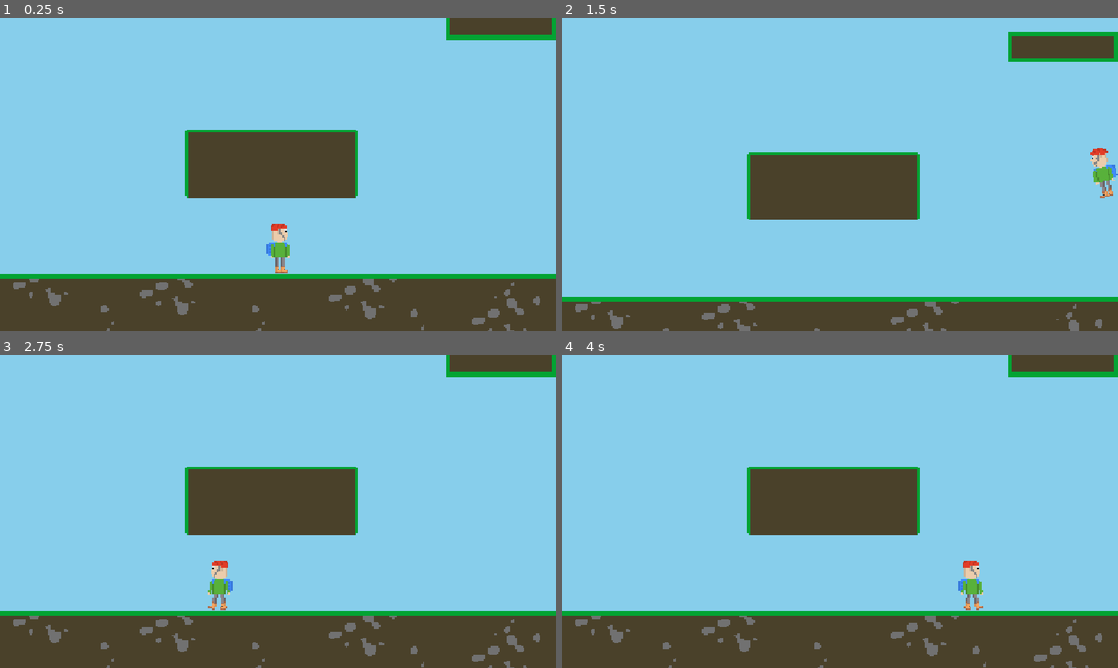
Above: before the commit, frames 1-4 (two rows, left to right).
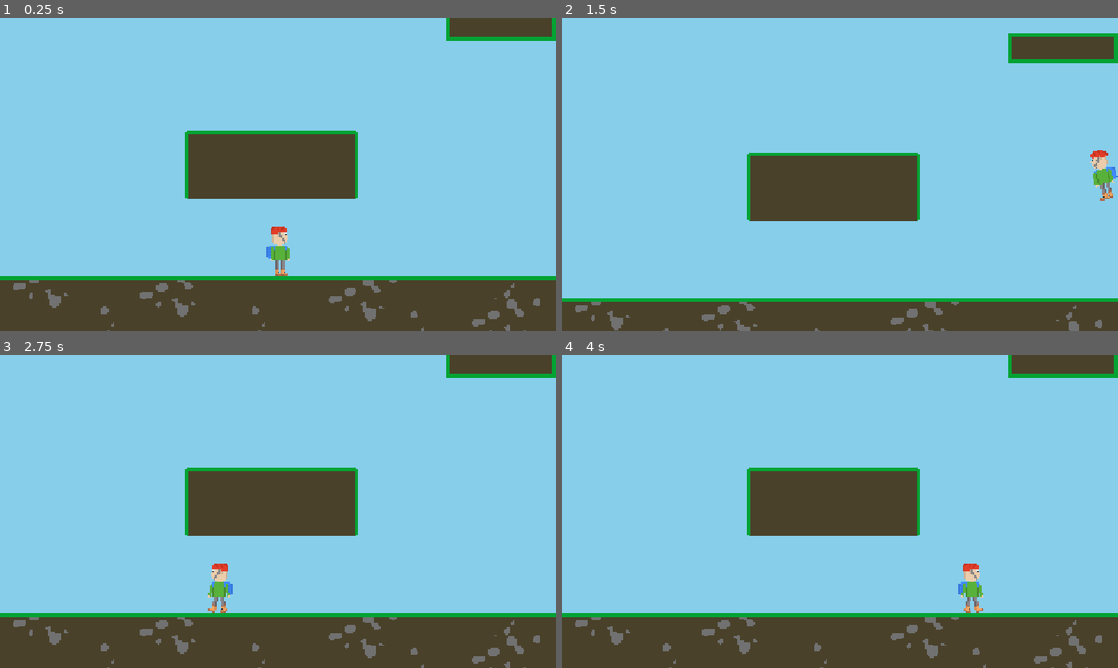
Above: after the commit, the same moments.

Repository: Privatech38/skok-na-triglav
Game: Godot game, scene res://src/map/beggining.tscn
The game is run twice, just before and just after one commit, with the same random seed, the same clock (stepped at 60 frames per second) and the same inputs.
Inputs:
- Up to frame 1 (0.25 s): no input
- Up to frame 2 (1.5 s): tap Enter at 0.5 s; hold Space (jump) 0.53-1.28 s; hold D (move_right) from 0.53 s (still down); tap Space (jump) at 1.35 s
- Up to frame 3 (2.75 s): tap Space (jump) at 1.52, 1.82 s; release D (move_right) at 2.03 s; hold A (move_left) from 2.03 s (still down); hold Space (jump) from 2.03 s (still down)
- Up to frame 4 (4 s): release A (move_left) at 2.78 s; release Space (jump) at 2.78 s; hold D (move_right) from 2.78 s (still down); tap Space (jump) at 2.85, 3.02, 3.32 s; hold Space (jump) from 3.53 s (still down)

The runs differ from the first frame. In frame 1, 2.3% of the frame differs, in the area x 0-100%, y 5-100%; in frame 2, 1.4%; in frame 3, 2.4%; in frame 4, 2.4%.

Commit message:
Update collisions so it's possible to climb

Diff:
--- a/src/map/beggining.tscn
+++ b/src/map/beggining.tscn
@@ -81,7 +81,22 @@
 }]
 
 [sub_resource type="RectangleShape2D" id="RectangleShape2D_7b7ce"]
-size = Vector2(384, 72)
+size = Vector2(384, 69.149155)
+
+[sub_resource type="RectangleShape2D" id="RectangleShape2D_e05c3"]
+size = Vector2(20.212751, 19)
+
+[sub_resource type="RectangleShape2D" id="RectangleShape2D_6v467"]
+size = Vector2(93, 40.515633)
+
+[sub_resource type="RectangleShape2D" id="RectangleShape2D_r7bhw"]
+size = Vector2(63, 55.248566)
+
+[sub_resource type="RectangleShape2D" id="RectangleShape2D_k7j6w"]
+size = Vector2(76, 112.33887)
+
+[sub_resource type="RectangleShape2D" id="RectangleShape2D_jbwhd"]
+size = Vector2(47, 58.93184)
 
 [sub_resource type="RectangleShape2D" id="RectangleShape2D_prver"]
 size = Vector2(119, 47)
@@ -91,7 +106,7 @@
 [node name="BackgroundAtlas" type="Sprite2D" parent="."]
 texture_filter = 1
 texture_repeat = 1
-position = Vector2(0, -584)
+position = Vector2(0, -583)
 texture = ExtResource("1_6v467")
 
 [node name="StaticBody2D" type="StaticBody2D" parent="BackgroundAtlas"]
@@ -114,6 +129,7 @@
 script = ExtResource("2_r7bhw")
 
 [node name="CollisionShape2D" type="CollisionShape2D" parent="Player"]
+position = Vector2(0, 1)
 shape = SubResource("RectangleShape2D_04qo3")
 
 [node name="Camera2D" type="Camera2D" parent="Player"]
@@ -124,21 +140,48 @@
 
 [node name="AnimatedSprite2D" type="AnimatedSprite2D" parent="Player"]
 texture_filter = 1
-position = Vector2(0, -1)
+position = Vector2(0, 0.5)
 sprite_frames = SubResource("SpriteFrames_l5ubp")
-animation = &"jump_up"
+animation = &"idle"
 
-[node name="StaticBody2D" type="StaticBody2D" parent="."]
+[node name="Node" type="Node" parent="."]
+
+[node name="StaticBody2D" type="StaticBody2D" parent="Node"]
 position = Vector2(0, 37)
 scale = Vector2(1, 0.543)
 
-[node name="CollisionShape2D" type="CollisionShape2D" parent="StaticBody2D"]
-position = Vector2(0, -1.8416207)
+[node name="CollisionShape2D" type="CollisionShape2D" parent="Node/StaticBody2D"]
+position = Vector2(0, -0.41622925)
 shape = SubResource("RectangleShape2D_7b7ce")
 
-[node name="StaticBody2D2" type="StaticBody2D" parent="."]
+[node name="CollisionShape2D2" type="CollisionShape2D" parent="Node/StaticBody2D"]
+position = Vector2(154.00002, -354.51196)
+scale = Vector2(3.7600024, 1.8416207)
+shape = SubResource("RectangleShape2D_e05c3")
+
+[node name="CollisionShape2D3" type="CollisionShape2D" parent="Node/StaticBody2D"]
+position = Vector2(-1.5, -430.93927)
+shape = SubResource("RectangleShape2D_6v467")
+
+[node name="CollisionPolygon2D" type="CollisionPolygon2D" parent="Node/StaticBody2D"]
+position = Vector2(-179, -528.5451)
+polygon = PackedVector2Array(38, -18.41626, 38, 47.88208, 92, 47.88208, 92, 82.872894, -13, 82.872894, -13, -18.41626)
+
+[node name="CollisionShape2D4" type="CollisionShape2D" parent="Node/StaticBody2D"]
+position = Vector2(-64.5, -640.884)
+shape = SubResource("RectangleShape2D_r7bhw")
+
+[node name="CollisionShape2D5" type="CollisionShape2D" parent="Node/StaticBody2D"]
+position = Vector2(154, -669.4291)
+shape = SubResource("RectangleShape2D_k7j6w")
+
+[node name="CollisionShape2D6" type="CollisionShape2D" parent="Node/StaticBody2D"]
+position = Vector2(-49, -837.93744)
+shape = SubResource("RectangleShape2D_jbwhd")
+
+[node name="StaticBody2D2" type="StaticBody2D" parent="Node"]
 position = Vector2(-35, -66)
 
-[node name="CollisionShape2D" type="CollisionShape2D" parent="StaticBody2D2"]
-position = Vector2(30.5, 6.5)
+[node name="CollisionShape2D" type="CollisionShape2D" parent="Node/StaticBody2D2"]
+position = Vector2(30.5, 7.5)
 shape = SubResource("RectangleShape2D_prver")
--- a/src/player.gd
+++ b/src/player.gd
@@ -43,7 +43,6 @@
 		var collision_info = get_last_slide_collision()
 		velocity = previous_velocity.bounce(collision_info.get_normal())
 		velocity.x *= 0.8
-		print(velocity)
 
 func _input(event: InputEvent) -> void:
 	if event.is_action_pressed("jump"):
Not shown: 1 places in src/map/beggining.tscn that only renumber resources
